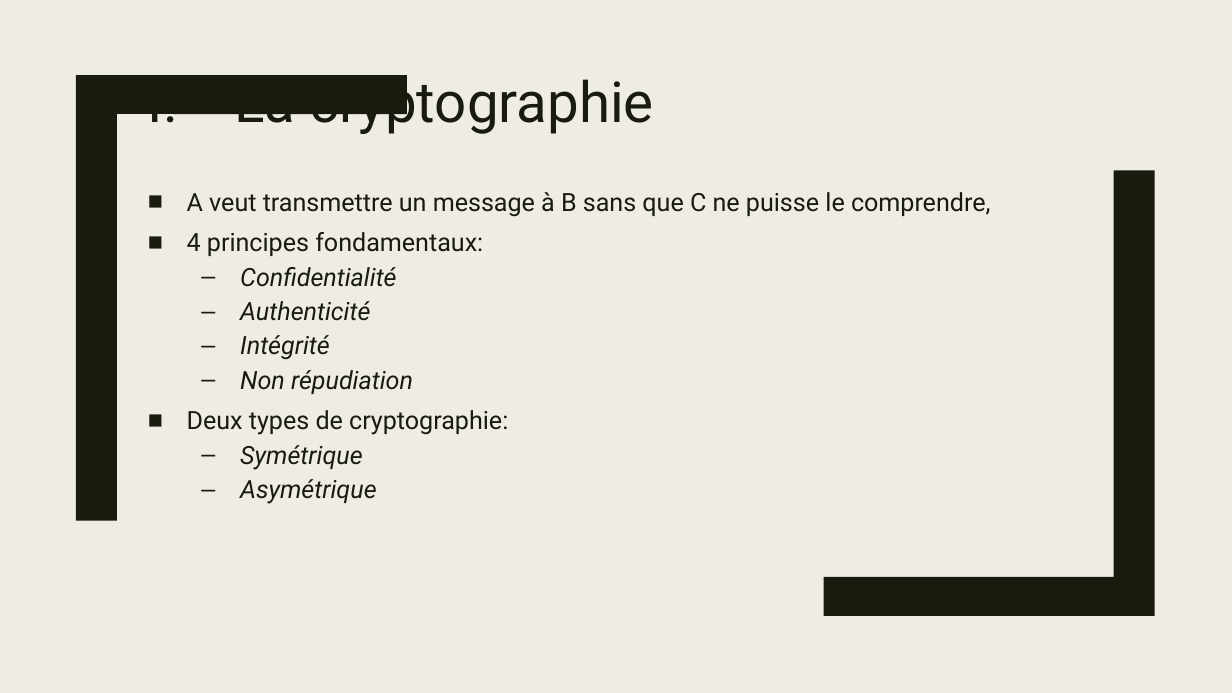
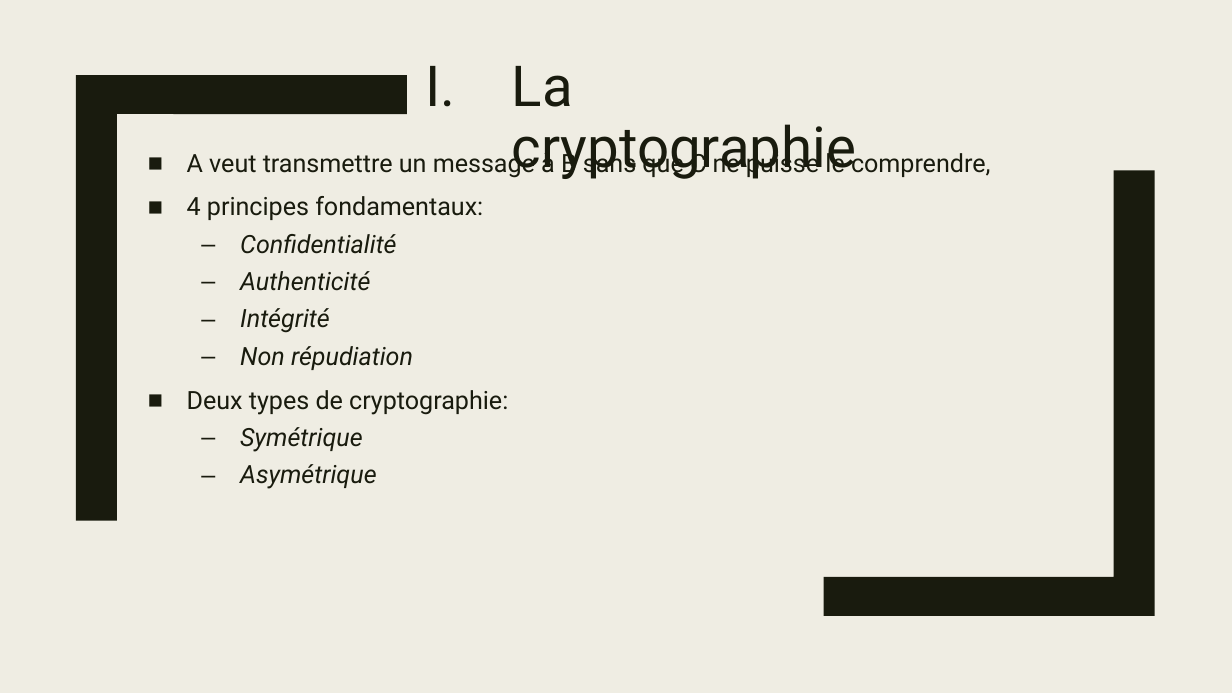
Before and after one commit to Chaman-veteran/wocsa_crypto, a slide deck: slide 3 of presentation.pptx. Drawn at 1232x693 pixels with LibreOffice and Linux fonts; fonts in the diff are those of the drawing. Boxes give left, top, right and bottom in pixels: in the first picture for what was removed or moved away, otherwise in the second. Text is boxed around its words. In the diff, an @@ line names an element or a change of style, - is before the commit and + after.

```diff
--- a/presentation.pptx
+++ b/presentation.pptx
@@ title "La cryptographie" rewrapped from box(234, 70, 653, 135) to box(512, 66, 856, 179) @@
@@ text "A veut transmettre un message ...": place and size @@
-text "A veut transmettre un message ..." at box(187, 192, 991, 504)
+text "A veut transmettre un message ..." at box(187, 149, 991, 489)
@@ text "A veut transmettre un message ..." at box(187, 149, 991, 489): line spacing 0.84 to 0.94 @@
```
Also in this commit, not shown: 5 other slides changed, 3 slides added.
